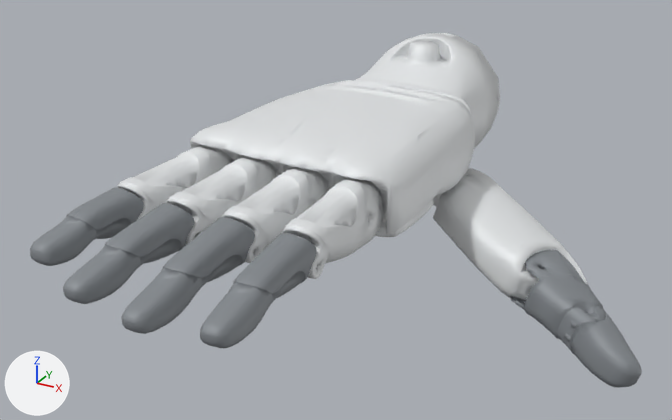
The glTF model assets/models/studio/inspire_rh56dfx.glb as it was, and as the next commit left it.
One viewpoint serves both versions: a 50 mm lens placed at (0.149, -0.369, 0.117), pointed at (0.013, -0.121, -0.008). Every picture has the same lights, and +X, +Y and +Z are marked at lower left. The picture after the commit comes second. Where no turn or scale is listed for an object, it has been applied to the vertices.

Names of what the first picture shows: 'visual__base__0', 'visual__index_intermediate__0', 'visual__index_proximal__0', 'visual__middle_intermediate__0', 'visual__middle_proximal__0', 'visual__pinky_intermediate__0', 'visual__pinky_proximal__0', 'visual__ring_intermediate__0', 'visual__ring_proximal__0', 'visual__thumb_distal__0', 'visual__thumb_intermediate__0', 'visual__thumb_proximal__0', 'visual__thumb_proximal_base__0'.
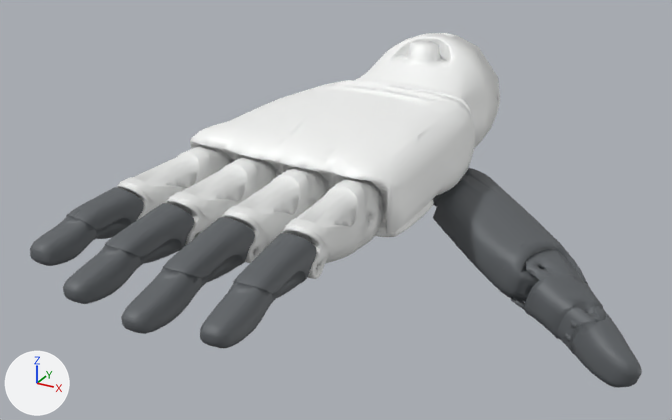
The change, as a diff of the scene's bpy script:
```diff
--- a/assets/models/studio/inspire_rh56dfx.glb.py
+++ b/assets/models/studio/inspire_rh56dfx.glb.py
@@ mat_material_0 @@
 mat_material_0 = principled_material('Material_0')
-mat_material_0.base_color = (0.788, 0.808, 0.82)  # white #e6e8ea
+mat_material_0.base_color = (0.96, 0.97, 0.96)  # white #fafcfa
 mat_material_0.metallic = 0.12
@@ mat_material_3 @@
+mat_material_3 = principled_material('Material_3')
+mat_material_3.base_color = (0.12, 0.13, 0.14)  # dark grey #616569
+mat_material_3.metallic = 0.12
+mat_material_3.roughness = 0.56
@@ mat_material_2 @@
+mat_material_2 = principled_material('Material_2')
+mat_material_2.base_color = (0.12, 0.13, 0.14)  # dark grey #616569
+mat_material_2.metallic = 0.12
+mat_material_2.roughness = 0.56
@@ me_thumb_distal_visual_obj @@
 me_thumb_distal_visual_obj.from_pydata(...)  # 760 vertices, 1524 faces; spans x -0.0042..0.0236, y -0.0152..0.0082, z -0.0044..0.0118
-me_thumb_distal_visual_obj.materials.append(mat_material_1)  # grey #868b90
+me_thumb_distal_visual_obj.materials.append(mat_material_3)  # dark grey #616569
@@ me_thumb_intermediate_visual_obj @@
 me_thumb_intermediate_visual_obj.from_pydata(...)  # 1492 vertices, 2992 faces; spans x -0.012..0.0289, y -0.0156..0.017, z -0.0072..0.0176
-me_thumb_intermediate_visual_obj.materials.append(mat_material_1)  # grey #868b90
+me_thumb_intermediate_visual_obj.materials.append(mat_material_3)  # dark grey #616569
@@ me_thumb_proximal_visual_obj @@
 me_thumb_proximal_visual_obj.from_pydata(...)  # 800 vertices, 1604 faces; spans x -0.0041..0.0605, y -0.0396..0.0119, z -0.014..0.0172
-me_thumb_proximal_visual_obj.materials.append(mat_material_0)  # white #e6e8ea
+me_thumb_proximal_visual_obj.materials.append(mat_material_2)  # dark grey #616569
@@ me_index_intermediate_visual_obj @@
 me_index_intermediate_visual_obj.from_pydata(...)  # 2864 vertices, 5732 faces; spans x -0.0115..0.0012, y -0.0455..0.007, z -0.0052..0.0105
-me_index_intermediate_visual_obj.materials.append(mat_material_1)  # grey #868b90
+me_index_intermediate_visual_obj.materials.append(mat_material_3)  # dark grey #616569
@@ me_middle_intermediate_visual_obj @@
 me_middle_intermediate_visual_obj.from_pydata(...)  # 2375 vertices, 4754 faces; spans x -0.0114..0.0013, y -0.0487..0.0087, z -0.0055..0.0109
-me_middle_intermediate_visual_obj.materials.append(mat_material_1)  # grey #868b90
+me_middle_intermediate_visual_obj.materials.append(mat_material_3)  # dark grey #616569
@@ me_ring_intermediate_visual_obj @@
 me_ring_intermediate_visual_obj.from_pydata(...)  # 2864 vertices, 5732 faces; spans x -0.0124..0.0009, y -0.045..0.0075, z -0.0052..0.0105
-me_ring_intermediate_visual_obj.materials.append(mat_material_1)  # grey #868b90
+me_ring_intermediate_visual_obj.materials.append(mat_material_3)  # dark grey #616569
@@ me_pinky_intermediate_visual_obj @@
 me_pinky_intermediate_visual_obj.from_pydata(...)  # 3514 vertices, 7029 faces; spans x -0.0131..0.0013, y -0.0365..0.0083, z -0.0038..0.0108
-me_pinky_intermediate_visual_obj.materials.append(mat_material_1)  # grey #868b90
+me_pinky_intermediate_visual_obj.materials.append(mat_material_3)  # dark grey #616569
```

Pixel boxes (x1, y1, x2, y2) of what changed, in the pictures (672 x 420 px):
'visual__base__0', recoloured
    both: (190, 33, 500, 237)
'visual__thumb_proximal__0', recoloured (white to dark grey)
    both: (433, 168, 588, 300)
'visual__middle_intermediate__0', recoloured (grey to dark grey)
    both: (121, 217, 255, 334)
'visual__index_intermediate__0', recoloured (grey to dark grey)
    both: (200, 233, 317, 348)
'visual__ring_intermediate__0', recoloured (grey to dark grey)
    both: (63, 203, 194, 304)
'visual__thumb_intermediate__0', recoloured (grey to dark grey)
    both: (510, 250, 607, 354)
'visual__pinky_intermediate__0', recoloured (grey to dark grey)
    both: (30, 187, 144, 266)
'visual__thumb_distal__0', recoloured (grey to dark grey)
    both: (564, 314, 642, 388)
'visual__thumb_proximal_base__0', recoloured
    both: (432, 194, 441, 207)
